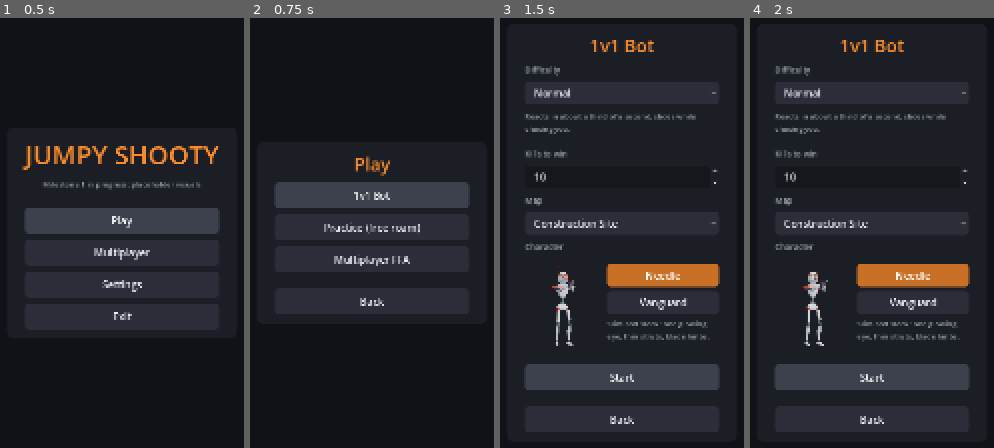
Above: before the commit, frames 1-4 (left to right).
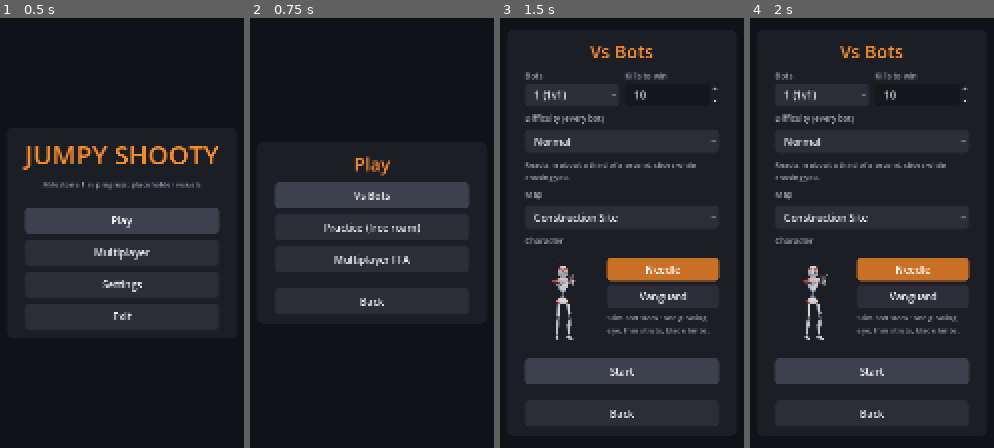
Above: after the commit, the same moments.

Repository: Yellow-Makes-Games/Jumpy-Shooty
Game: Godot game, scene res://game/ui/main_menu.tscn
Two runs of this game, one before a commit and one after it. Both use one fixed random seed, a clock stepped at 60 frames per second and the inputs below.
Inputs:
- Up to frame 1 (0.5 s): no input
- Up to frame 2 (0.75 s): click "Play" at 0.5 s
- Up to frame 3 (1.5 s): click "1v1 Bot" (after the commit: "Vs Bots") at 1.25 s
- Up to frame 4 (2 s): no input

Frame 1 is identical in both runs. In frame 2, 0.2% of the frame differs, in the area x 42-58%, y 40-43%; in frame 3, 13%; in frame 4, 13%, in the area x 9-91%, y 5-95%.

Commit message:
Play against up to 4 bots in an offline free-for-all
The Vs Bots page (was 1v1 Bot) now picks how many bots: 1 for a 1v1, up to 4
for a 5-player free-for-all. Bots fight each other as well as you, are named,
and take turns through the robots starting with the one you did not pick.
Adds --bots=N and a 4-bot match plus rematch to the bot test.

Co-Authored-By: Claude Opus 5.5 <noreply@anthropic.com>
Claude-Session: https://claude.ai/code/session_01HFmWSuGJcNje42M2ftar4e

Diff:
--- a/game/bot/bot_brain.gd
+++ b/game/bot/bot_brain.gd
@@ -5,6 +5,10 @@
 ## shoots by the same rules as a person: same speeds, same gun, same hit checks.
 ##
 ## What it does:
+##  - Picks who to fight: in a free-for-all with several bots it goes for whoever
+##    is nearest, favouring someone it can see, whoever just shot it, and whoever
+##    it is already fighting (so it does not flick between targets). Bots fight
+##    each other as well as you.
 ##  - Finds you: walks the map's navigation mesh (ramps, decks, tower) to where it
 ##    last saw you, and after a few seconds it heads for where you really are.
 ##  - Fights: strafes side to side at a comfortable range, jumps, and turns its aim
@@ -23,6 +27,11 @@
 const HUNT_AFTER := 3.0    ## seconds without seeing you before it goes to where you really are
 const GRAPPLE_HEADROOM := 6.0  ## it only swings with this much open air above its head
 const LEVEL_GAP := 2.5     ## you are this much higher or lower: it comes to your floor instead of fighting from where it is
+const RETARGET := 0.25     ## seconds between choosing who to fight (straight away if the target dies)
+const SEEN_BIAS := 0.5     ## someone it can see counts as this much closer...
+const KEEP_BIAS := 0.7     ## ...its current target as this much closer...
+const REVENGE_BIAS := 0.5  ## ...and whoever shot it in the last REVENGE_TIME seconds as this much closer
+const REVENGE_TIME := 2.0
 
 var me: Player
 var d: BotDifficulty
@@ -31,6 +40,9 @@
 var _rng := RandomNumberGenerator.new()
 var _time := 0.0
 var _target: Player
+var _retarget := 0.0
+var _attacker := 0               # peer id of whoever last shot it
+var _attacked_time := -99.0
 var _seen: Array = []            # [time, aim point, velocity] of the target, oldest first
 var _last_seen_pos := Vector3.ZERO
 var _last_seen_time := -99.0
@@ -79,7 +91,15 @@
 	if not me.alive:
 		_reset()
 		return
-	_target = _pick_target()
+	_retarget -= delta
+	if not is_instance_valid(_target):
+		_target = null
+	if _target == null or not _target.alive or _retarget <= 0.0:
+		_retarget = RETARGET
+		var picked := _pick_target()
+		if picked != _target:
+			_target = picked
+			_seen.clear()   # what it saw of the old target says nothing about this one
 	var visible := _target != null and _can_see(_target)
 	if visible:
 		_seen.append([_time, _aim_point(_target), _target.velocity])
@@ -129,14 +149,21 @@
 
 func _pick_target() -> Player:
 	var best: Player = null
-	var best_d := INF
+	var best_score := INF
+	var revenge := _time - _attacked_time < REVENGE_TIME
 	for p in me.get_parent().get_children():
 		var other := p as Player
 		if other == me or not other.alive:
 			continue
-		var dist := me.global_position.distance_to(other.global_position)
-		if dist < best_d:
-			best_d = dist
+		var score := me.global_position.distance_to(other.global_position)
+		if _can_see(other):
+			score *= SEEN_BIAS
+		if other == _target:
+			score *= KEEP_BIAS
+		if revenge and other.peer_id == _attacker:
+			score *= REVENGE_BIAS
+		if score < best_score:
+			best_score = score
 			best = other
 	return best
 
@@ -378,8 +405,14 @@
 # ---------------------------------------------------------------------------
 # Movement tricks
 
-func _on_hit(_shooter: int, target: int, _damage: float, _head: bool) -> void:
-	if target != me.peer_id or not me.alive or _dodge_time > 0.0:
+func _on_hit(shooter: int, target: int, _damage: float, _head: bool) -> void:
+	if target != me.peer_id or not me.alive:
+		return
+	if shooter != me.peer_id:
+		_attacker = shooter
+		_attacked_time = _time
+		_retarget = 0.0   # think again about who to fight
+	if _dodge_time > 0.0:
 		return
 	if _rng.randf() < d.dodge_chance:
 		# Flip dodge: jump, then jump again in the air toward a side.
--- a/game/core/game.gd
+++ b/game/core/game.gd
@@ -9,11 +9,14 @@
 
 enum Mode { NONE, PRACTICE, BOT, ONLINE }
 
+## Most bots in one offline match: you plus these fill a five-player free-for-all.
+const MAX_BOTS := 4
+
 var mode: Mode = Mode.NONE
 ## A message to show on the main menu (for example "The host left").
 var pending_notice := ""
-## The last bot match's settings, for a rematch.
-var last_bot := {"difficulty": 1, "kills": 10, "map": Maps.default_id()}
+## The last bot match's settings, for a rematch. "bots": how many bots (1 is a 1v1).
+var last_bot := {"difficulty": 1, "kills": 10, "map": Maps.default_id(), "bots": 1}
 ## The map last picked for practice.
 var last_practice_map := Maps.default_id()
 
@@ -63,19 +66,24 @@
 	Net.host_start_match()
 
 
-## A 1v1 match against a computer player, offline.
-func start_bot(difficulty: int, kills_to_win: int, map: String = "") -> void:
+## An offline match against computer players: a 1v1 with one bot, or a
+## free-for-all with up to MAX_BOTS (you plus four bots is a full five).
+func start_bot(difficulty: int, kills_to_win: int, map: String = "", bots: int = 0) -> void:
 	mode = Mode.BOT
-	last_bot = {"difficulty": difficulty, "kills": kills_to_win, "map": map if map != "" else last_bot.map}
+	if bots <= 0:
+		bots = int(last_bot.get("bots", 1))
+	bots = clampi(bots, 1, MAX_BOTS)
+	last_bot = {"difficulty": difficulty, "kills": kills_to_win, "map": map if map != "" else last_bot.map, "bots": bots}
 	Net.start_offline(local_name(), local_character())
 	Net.match_settings = {"mode": "kills", "kills": kills_to_win, "minutes": 8, "map": _map_choice(last_bot.map)}
-	Net.add_bot(difficulty)
+	for i in bots:
+		Net.add_bot(difficulty)
 	Net.host_start_match()
 
 
-## Same bot and rules again (from the results screen).
+## Same bots and rules again (from the results screen).
 func rematch_bot() -> void:
-	start_bot(last_bot.difficulty, last_bot.kills)
+	start_bot(last_bot.difficulty, last_bot.kills, "", last_bot.bots)
 
 
 ## The map to play: the one picked in the menu, unless --map=ID overrides it.
@@ -157,7 +165,7 @@
 
 func _run_dev_args() -> void:
 	if DevArgs.bot >= 0:
-		start_bot(DevArgs.bot, DevArgs.kill_target if DevArgs.kill_target > 0 else 10)
+		start_bot(DevArgs.bot, DevArgs.kill_target if DevArgs.kill_target > 0 else 10, "", DevArgs.bots)
 	elif DevArgs.practice:
 		start_practice()
 	elif DevArgs.host:
--- a/game/dev/dev_args.gd
+++ b/game/dev/dev_args.gd
@@ -13,6 +13,7 @@
 ## --practice           Skip the menus and drop into the arena alone.
 ## --map=ID             Which map to play: construction_site, office or testing_grounds (host, practice and bot).
 ## --bot=LEVEL          Skip the menus and start a 1v1 against a bot (0 Easy, 1 Normal, 2 Hard, 3 Expert).
+## --bots=N             With --bot: play against N bots (1 to 4) in a free-for-all instead of one.
 ## --scripted-input     The local player moves on its own (for sync tests).
 ## --sync-log           Print position samples used by tests/check_sync.py.
 ## --quit-after=SECONDS Quit automatically after this many seconds.
@@ -41,6 +42,7 @@
 var switch_character := false
 var map := ""
 var bot := -1
+var bots := 1
 var scripted_input := false
 var sync_log := false
 var scripted_fire := false
@@ -89,6 +91,7 @@
 				else:
 					push_warning("Unknown map: %s (maps: %s)" % [value, ", ".join(Maps.ids())])
 			"--bot": bot = clampi(int(value), 0, 3)
+			"--bots": bots = clampi(int(value), 1, 4)
 			"--scripted-input": scripted_input = true
 			"--sync-log": sync_log = true
 			"--scripted-fire": scripted_fire = true
--- a/game/net/net.gd
+++ b/game/net/net.gd
@@ -285,15 +285,25 @@
 	return 0
 
 
+## Names for computer players, so several bots can be told apart on the scoreboard.
+const BOT_NAMES := ["Rivet", "Sprocket", "Bolt", "Piston"]
+
+
 ## Adds a computer player (offline matches only for now). Returns its id.
+## Bots take turns through the robots, starting with the one after yours, so in a
+## 1v1 the bot never plays the robot you picked; colours always differ.
 func add_bot(difficulty: int) -> int:
 	var id := BOT_ID_BASE
 	while players.has(id):
 		id += 1
+	var index := id - BOT_ID_BASE
+	var character := player_character(my_id())
+	for i in index + 1:
+		character = Characters.next(character)
 	players[id] = {
-		"name": "Bot (%s)" % BotDifficulty.NAMES[difficulty],
+		"name": "%s (%s)" % [BOT_NAMES[index % BOT_NAMES.size()], BotDifficulty.NAMES[difficulty]],
 		"color": _free_color(), "bot": true, "difficulty": difficulty,
-		"character": Characters.next(player_character(my_id())),   # not the one you picked, to tell you apart
+		"character": character,
 	}
 	players_changed.emit()
 	return id
--- a/game/ui/main_menu.gd
+++ b/game/ui/main_menu.gd
@@ -38,7 +38,7 @@
 func _show_play() -> void:
 	UiKit.clear(_col)
 	UiKit.title(_col, "Play", 36)
-	UiKit.button(_col, "1v1 Bot", _show_bot).grab_focus()
+	UiKit.button(_col, "Vs Bots", _show_bot).grab_focus()
 	UiKit.button(_col, "Practice (free roam)", _show_practice)
 	UiKit.button(_col, "Multiplayer FFA", _show_multiplayer)
 	UiKit.spacer(_col)
@@ -87,8 +87,32 @@
 
 func _show_bot() -> void:
 	UiKit.clear(_col)
-	UiKit.title(_col, "1v1 Bot", 36)
-	UiKit.label(_col, "Difficulty", true, 16)
+	UiKit.title(_col, "Vs Bots", 36)
+	# Bots and kills to win share a row, to keep the page short.
+	var row := HBoxContainer.new()
+	row.add_theme_constant_override("separation", 12)
+	_col.add_child(row)
+	var left := VBoxContainer.new()
+	left.size_flags_horizontal = Control.SIZE_EXPAND_FILL
+	row.add_child(left)
+	UiKit.label(left, "Bots", true, 16)
+	var count := OptionButton.new()
+	for n in range(1, Game.MAX_BOTS + 1):
+		count.add_item("1 (1v1)" if n == 1 else "%d (free-for-all)" % n, n)
+	count.custom_minimum_size = Vector2(0, 44)
+	count.select(clampi(int(Game.last_bot.get("bots", 1)), 1, Game.MAX_BOTS) - 1)
+	left.add_child(count)
+	var right := VBoxContainer.new()
+	right.size_flags_horizontal = Control.SIZE_EXPAND_FILL
+	row.add_child(right)
+	UiKit.label(right, "Kills to win", true, 16)
+	var kills := SpinBox.new()
+	kills.min_value = 1
+	kills.max_value = 50
+	kills.value = Game.last_bot.kills
+	kills.custom_minimum_size = Vector2(0, 44)
+	right.add_child(kills)
+	UiKit.label(_col, "Difficulty (every bot)", true, 16)
 	var pick := OptionButton.new()
 	for i in BotDifficulty.NAMES.size():
 		pick.add_item(BotDifficulty.NAMES[i], i)
@@ -99,18 +123,11 @@
 	blurb.autowrap_mode = TextServer.AUTOWRAP_WORD_SMART
 	blurb.custom_minimum_size = Vector2(0, 44)
 	pick.item_selected.connect(func(i: int): blurb.text = BOT_BLURBS[i])
-	UiKit.spacer(_col, 4)
-	UiKit.label(_col, "Kills to win", true, 16)
-	var kills := SpinBox.new()
-	kills.min_value = 1
-	kills.max_value = 50
-	kills.value = Game.last_bot.kills
-	kills.custom_minimum_size = Vector2(0, 44)
-	_col.add_child(kills)
 	var map := _map_picker(Game.last_bot.map)
 	_character_picker()
 	UiKit.spacer(_col, 4)
-	UiKit.button(_col, "Start", func(): Game.start_bot(pick.selected, int(kills.value), Maps.LIST[map.selected].id)).grab_focus()
+	UiKit.button(_col, "Start", func(): Game.start_bot(pick.selected, int(kills.value), Maps.LIST[map.selected].id,
+			count.get_selected_id())).grab_focus()
 	UiKit.spacer(_col)
 	UiKit.button(_col, "Back", _show_play)
 
Not shown, changed: docs/DESIGN.md
Not shown, changed: docs/DEVELOPMENT.md
Not shown, changed: docs/FEATURES.md
Not shown, changed: tests/run_bot_test.sh
